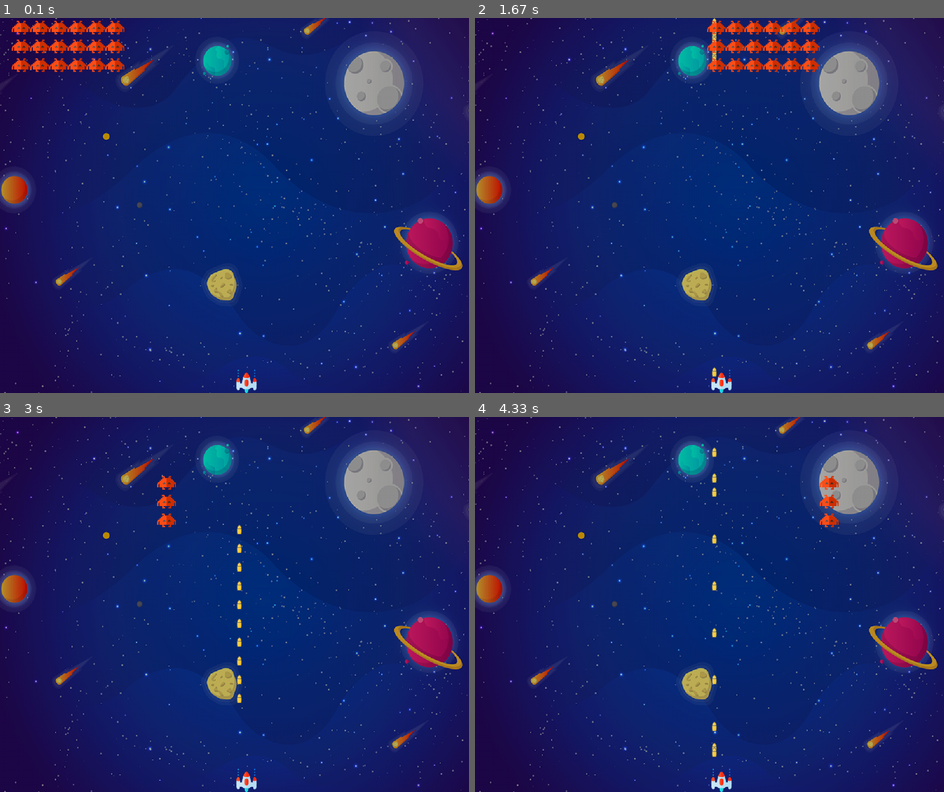
Above: before the commit, frames 1-4 (two rows, left to right).
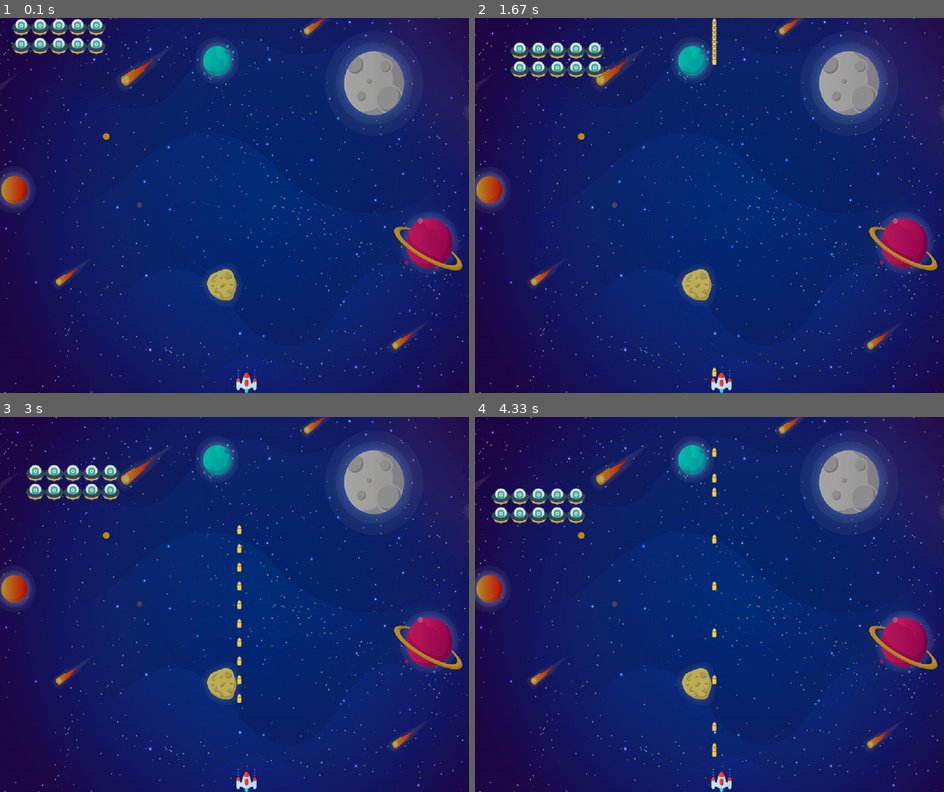
Above: after the commit, the same moments.

Repository: BrianRuhiuMuhia/space-invaders-pygame
Game: pygame game, started from main.py
The game is run twice, just before and just after one commit, with the same random seed, the same clock (stepped at 60 frames per second) and the same inputs.
Inputs:
- Up to frame 1 (0.1 s): no input
- Up to frame 2 (1.67 s): hold Up 0.33-0.8 s; hold Up 0.83-1.2 s; hold Up 1.23-1.53 s; hold Up from 1.57 s (still down)
- Up to frame 3 (3 s): release Up at 1.93 s; hold Up 1.97-2.27 s; hold Up 2.3-2.67 s; hold Up from 2.7 s (still down)
- Up to frame 4 (4.33 s): release Up at 3 s; hold Up 3.03-3.4 s; hold Up 3.43-3.73 s; hold Up 3.77-4.13 s; hold Up from 4.17 s (still down)

The runs differ from the first frame. In frame 1, 2.1% of the frame differs, in the area x 2-27%, y 0-15%; in frame 2, 3.0%, in the area x 7-74%, y 0-17%; in frame 3, 1.6%; in frame 4, 1.6%.

Commit message:
enemy_movement

Diff:
--- a/classes/enemy_class.py
+++ b/classes/enemy_class.py
@@ -2,6 +2,7 @@
 from sprites.sprites import sprites
 from .sprite_class import Sprite
 from .vector_class import Vector
+
 
 class Enemy:
     def __init__(self, img_src, position, size):
@@ -14,50 +15,42 @@
 
     def update(self):
         self.image.position.x += self.velocity
-
 class EnemyGrid:
-    def __init__(self):
+    def __init__(self, rows=2, cols=5, size=40):
         self.enemy_grid = []
         self.direction = 1
         self.speed = 2
-        self.downward_speed = 1
-        self.width = 0
-        self.height = 0
-        self.counter = 0
-        self.position=Vector({"x":0,"y":0})
-        self.generate_enemies()
+        self.downward_speed = 50
+        self.size = size
+        self.position = Vector({"x": 0, "y": 0})
+        self.generate_enemies(rows, cols)
 
     def draw(self, screen):
         for grid in self.enemy_grid:
-            self.position=Vector({"x":grid[0].image.position.x,"y":grid[0].image.position.y})
             for enemy in grid:
                 enemy.draw(screen)
 
-
     def update(self, screen):
-        max_width=self.position.x + self.width
-        if max_width>=screen.get_width():
+        max_width = self.enemy_grid[0][0].image.position.x + (len(self.enemy_grid) * self.size)
+        if max_width >= 500:
             for grid in self.enemy_grid:
                 for enemy in grid:
-                    enemy.image.position.y+=self.height
-                    enemy.image.position.x=0
+                    enemy.image.position.y += self.downward_speed
+            for i, grid in enumerate(self.enemy_grid):
+                for j, enemy in enumerate(grid):
+                    enemy.image.position.x = self.size * j
         for grid in self.enemy_grid:
             for enemy in grid:
                 enemy.update()
 
-
-
-    def populate_enemy_grid(self):
-        row = random.randint(1, 10)
-        col = random.randint(1, 10)
-        self.height = col * 40
-        self.width = row * 40
-        for i in range(row):
+    def populate_enemy_grid(self, rows, cols):
+        for i in range(rows):
             new_arr = []
-            for j in range(col):
-                enemy = Enemy(sprites["enemy1"], {"x": 40 * i, "y": 40 * j}, {"width": 40, "height": 40})
+            for j in range(cols):
+                enemy = Enemy(sprites["ufo"], {"x": self.size * j, "y": self.size * i}, {"width": self.size, "height": self.size})
                 new_arr.append(enemy)
             self.enemy_grid.append(new_arr)
 
-    def generate_enemies(self):
-        self.populate_enemy_grid()
+    def generate_enemies(self, rows, cols):
+        self.populate_enemy_grid(rows, cols)
+        print(len(self.enemy_grid))
